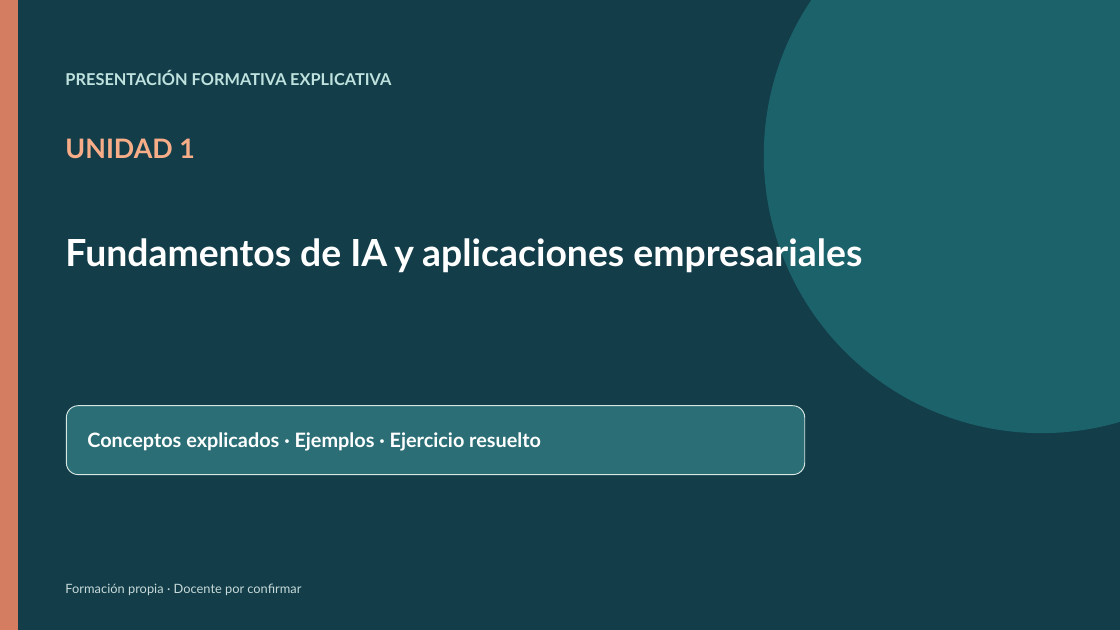
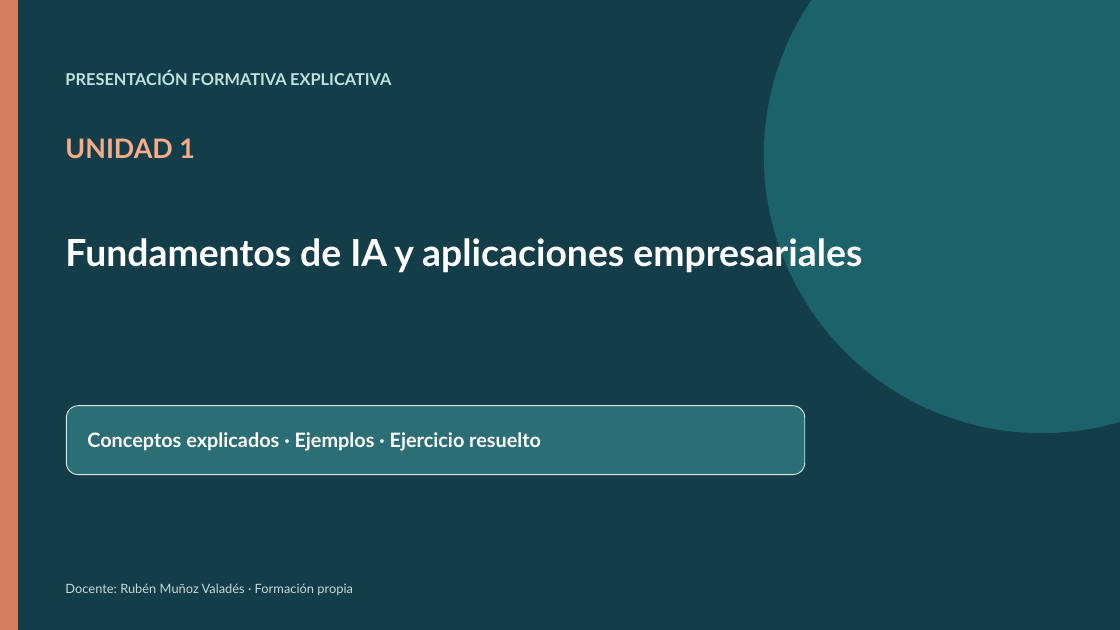
Before and after one commit to rumuva/rumuva.github.io, a slide deck: slide 1 of curso-ia-empresa-50h/presentaciones_explicativas/U1_Presentacion_Explicativa_IA_Empresa.pptx. Drawn at 1120x630 pixels with LibreOffice and Linux fonts; fonts in the diff are those of the drawing. Boxes give left, top, right and bottom in pixels: in the first picture for what was removed or moved away, otherwise in the second. Text is boxed around its words. In the diff, an @@ line names an element or a change of style, - is before the commit and + after.

```diff
--- a/curso-ia-empresa-50h/presentaciones_explicativas/U1_Presentacion_Explicativa_IA_Empresa.pptx
+++ b/curso-ia-empresa-50h/presentaciones_explicativas/U1_Presentacion_Explicativa_IA_Empresa.pptx
@@ text at (x1=65, y1=583, x2=353, y2=595): text changed @@
-Formación propia · Docente por confirmar
+Docente: Rubén Muñoz Valadés · Formación propia
```
Also in this commit, not shown: 16 other slides changed, 2 slides added, 15 other files.
